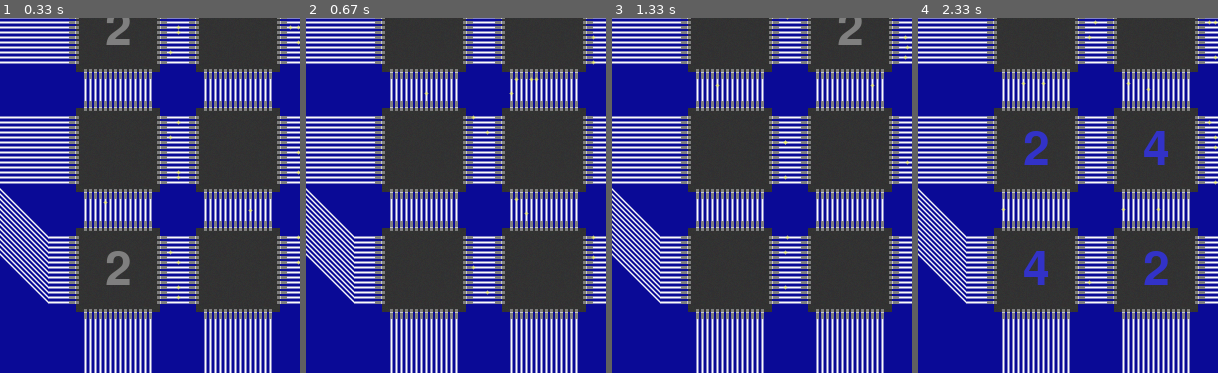
Above: before the commit, frames 1-4 (left to right).
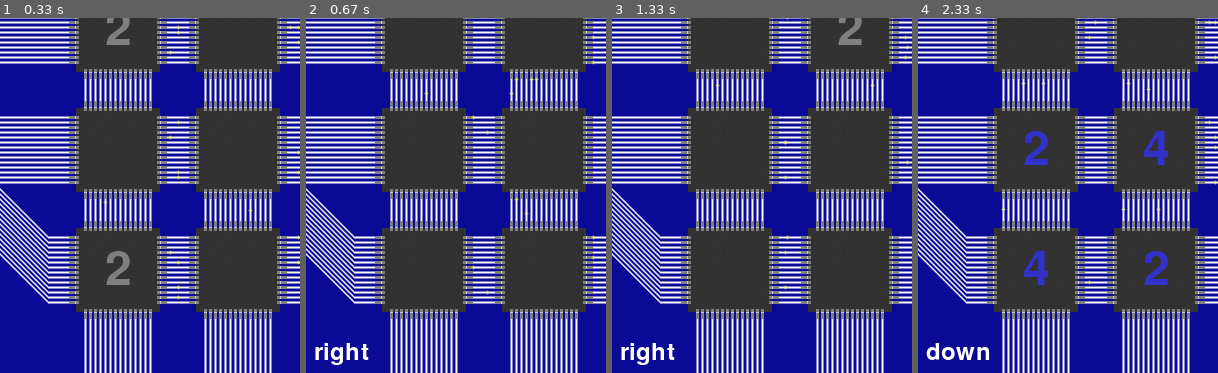
Above: after the commit, the same moments.

Repository: Marco-Meyer/TINF13AIBI-Kinect
Game: pygame game, started from 2048.py
The game is run twice, just before and just after one commit, with the same random seed, the same clock (stepped at 60 frames per second) and the same inputs.
Inputs:
- Up to frame 1 (0.33 s): no input
- Up to frame 2 (0.67 s): hold Right from 0.33 s (still down)
- Up to frame 3 (1.33 s): release Right at 0.8 s; hold Up 0.83-1.13 s; hold Right from 1.17 s (still down)
- Up to frame 4 (2.33 s): release Right at 1.63 s; hold Left 1.67-2.2 s; hold Down from 2.23 s (still down)
The pictures show only the part of the screen within x 0-50%, y 48-98%; the shares and areas given below are measured in that part.

Frame 1 is identical in both runs. In frame 2, 0.5% of the frame differs, in the area x 3-21%, y 91-98%; in frame 3, 0.5%; in frame 4, 0.5%, in the area x 2-24%, y 91-97%.

Commit message:
Direction Promt
Shows the noticed direction and tells the Player how to start a new
Round.

Diff:
--- a/2048.py
+++ b/2048.py
@@ -41,6 +41,7 @@
 
 P.init()
 gameover = False
+dirFlag = 0
 W,H = FIELD = (4,4)
 GRID = 150#Size of grid squares
 resw, resh = resolution = W*GRID, H*GRID
@@ -170,8 +171,10 @@
 #Game Over-Surface
 GO = P.Surface((resw, resh), P.SRCALPHA)
 GO.fill(gocolor)
-gof = F.render("Game Over", True, (255, 255, 255))
+gof = F.render("Game Over", True, (0, 0, 0))
+goi = scF.render("Move right to start again", True, (0,0,0))
 blit_centered(GO, gof, (resw/2, resh/2))
+blit_centered(GO, goi, (resw/2, resh/2+50))
 
 #misc
 clock = P.time.Clock()
@@ -214,13 +217,13 @@
             elif e.type == P.KEYDOWN and not gameover:
                 direction = 0
                 if e.key == P.K_RIGHT:
-                    direction = 1
+                    direction = dirFlag = 1
                 elif e.key == P.K_UP:
-                    direction = 2
+                    direction = dirFlag = 2
                 elif e.key == P.K_LEFT:
-                    direction = 3
+                    direction = dirFlag = 3
                 elif e.key == P.K_DOWN:
-                    direction = 4
+                    direction = dirFlag = 4
                 if direction:
                     grid.fresh = set()
                     grid.last = numpy.copy(grid.area)
@@ -269,9 +272,19 @@
         D.blit(clip, (329, 0))
         D.blit(clip, (539, 0))
 
+        #show movingdirection
+        if(dirFlag == 1):
+            D.blit(scF.render("right", True, (255, 255, 255)),(10,resh-50))
+        elif(dirFlag == 2):
+            D.blit(scF.render("up", True, (255, 255, 255)),(10,resh-50))
+        elif(dirFlag == 3):
+            D.blit(scF.render("left", True, (255, 255, 255)),(10,resh-50))
+        elif(dirFlag == 4):
+            D.blit(scF.render("down", True, (255, 255, 255)),(10,resh-50))
 
         if gameover:
             convertToGreyScale(D)
+            dirFlag = 0
             D.blit(GO, (0,0))
 
         ###DEBUG VISUALISATION###
